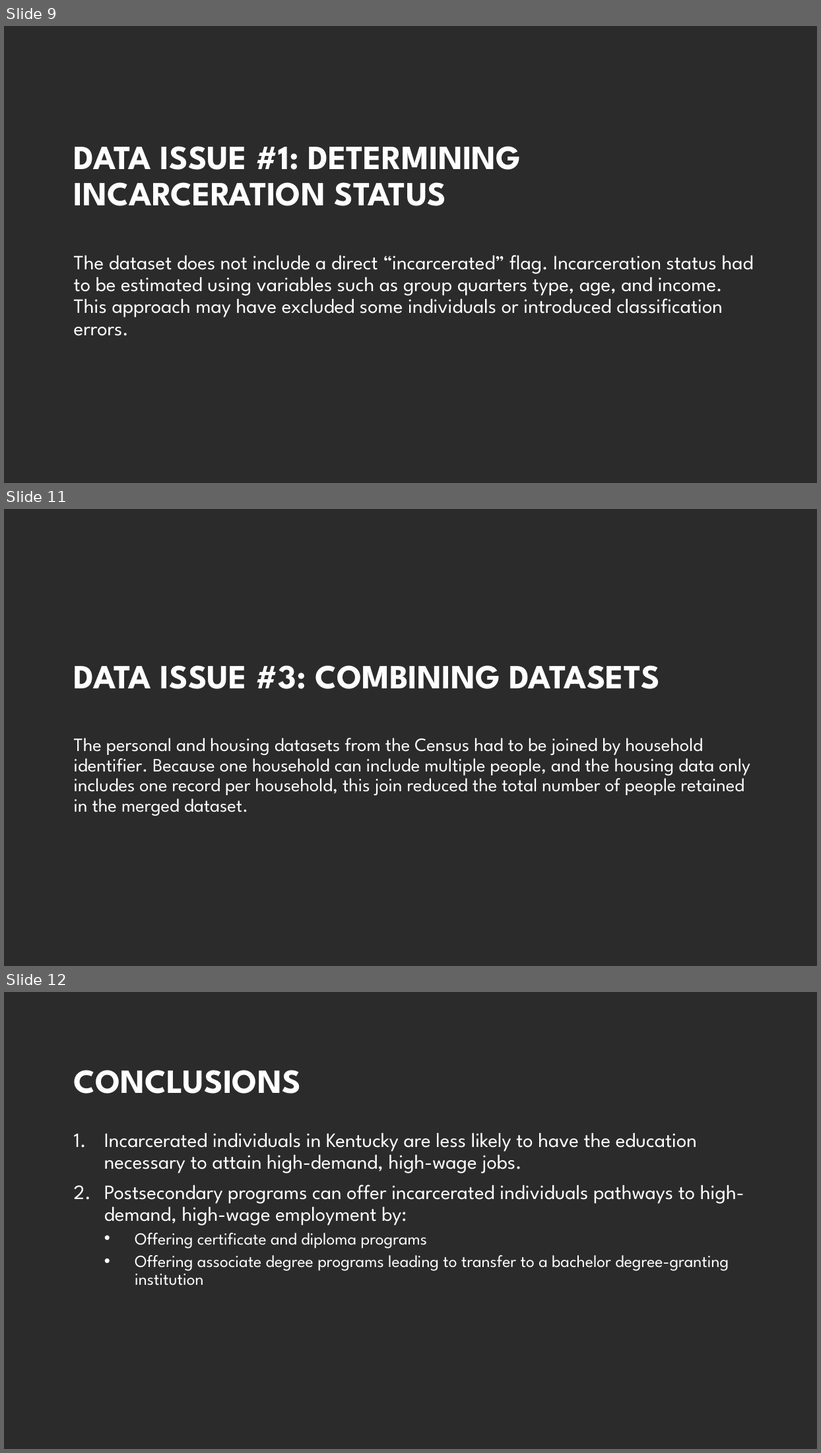
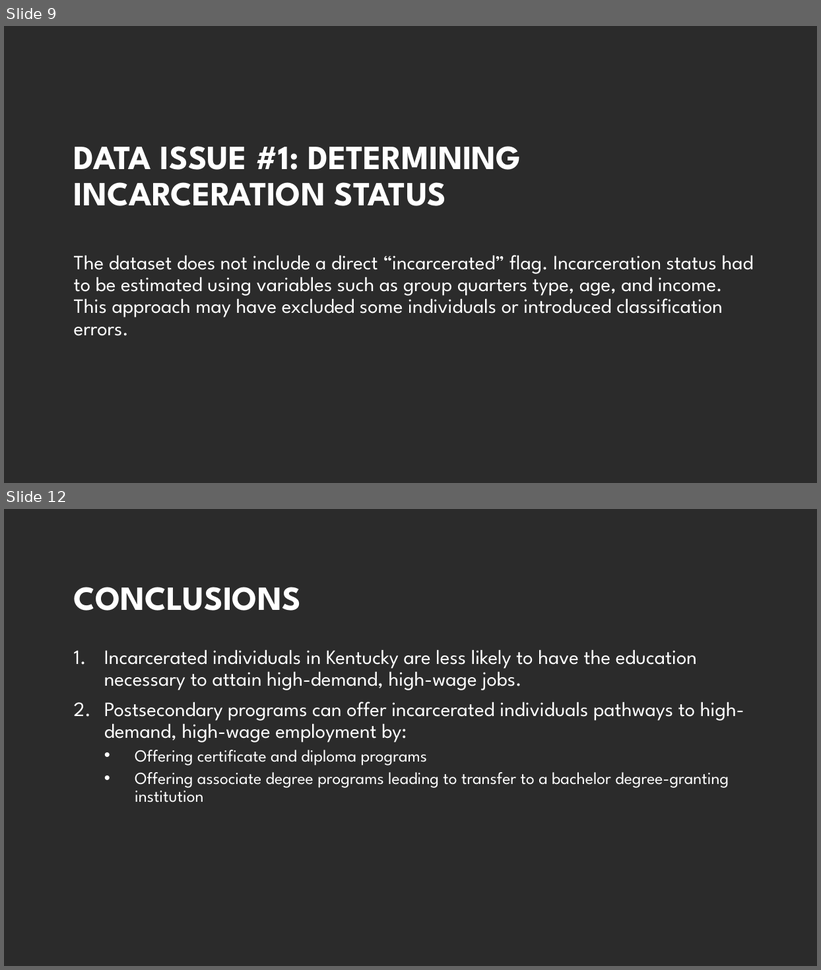
Before and after one commit to ashley-skidmore/prison_to_profession, a slide deck: deliverables/project_presentation.pptx. Shown one above the other, each under a label of ours: slides 9, 11 and 12 before the commit, slides 9 and 12 after it; the slides between them are not shown. The pictures are 821x1453 and 821x970 pixels, drawn with LibreOffice and Linux fonts; fonts in the diff are those of the drawing; background and template pictures are left out; a plain dark background stands for a picture behind light text. Boxes give left, top, right and bottom in pixels: in the first picture for what was removed or moved away, otherwise in the second. Text is boxed around its words. In the diff, an @@ line names an element or a change of style, - is before the commit and + after.

Commit message:
updated presentation files with additional considerations and applications for data

```diff
--- a/deliverables/project_presentation.pptx
+++ b/deliverables/project_presentation.pptx
@@ slide 11 removed at [4,509,817,966], background picture (left out) @@
@@ title removed at [74,665,660,689] @@
-DATA ISSUE #3: COMBINING DATASETS
@@ text removed at [74,738,750,817] @@
-The personal and housing datasets from the Census had to be joined by household identifier. Because one household can include multiple people, and the housing data only includes one record per household, this join reduced the total number of people retained in the merged dataset.
```
Also in this commit, not shown: 1 slide changed, 3 slides added, 1 other file.
